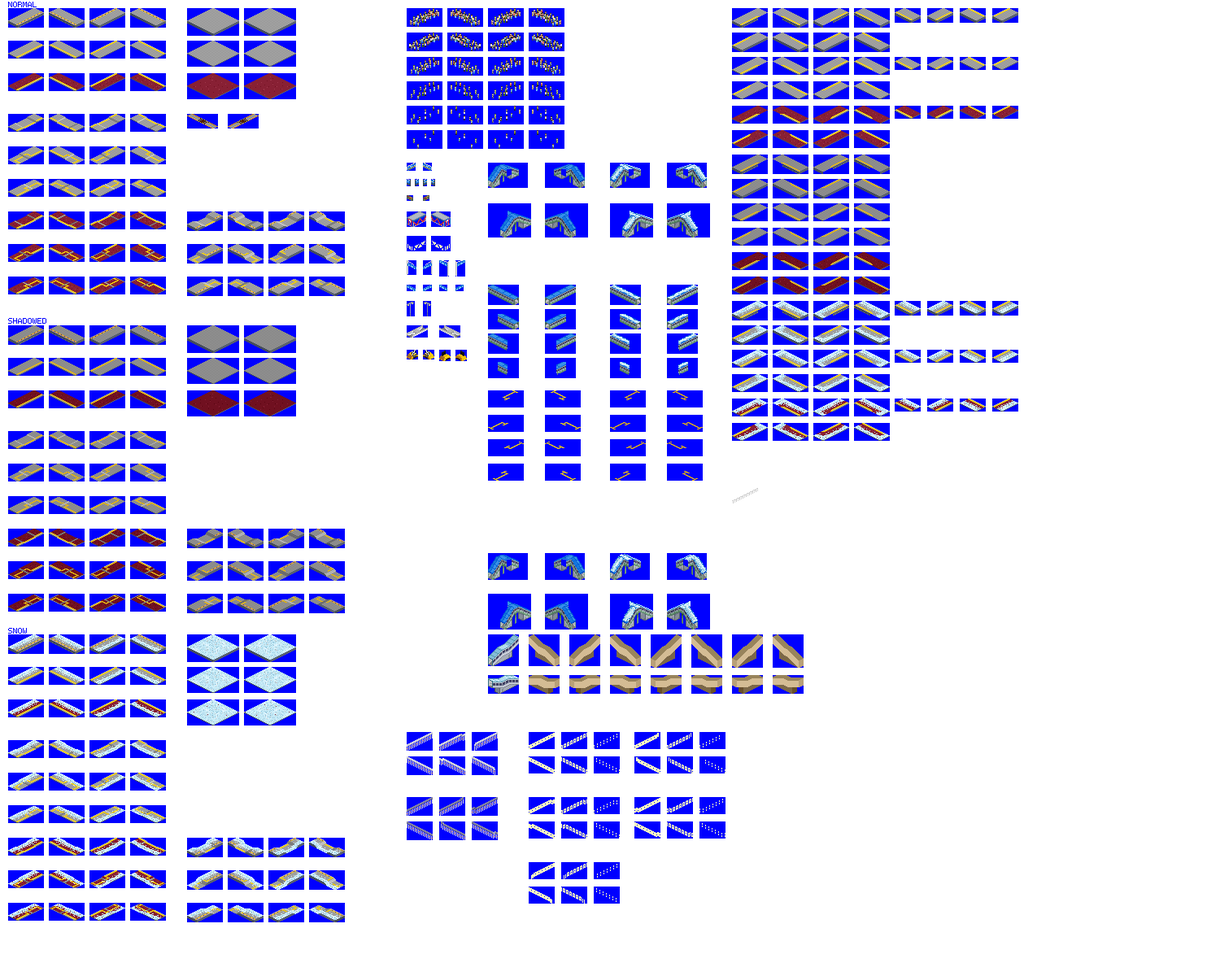
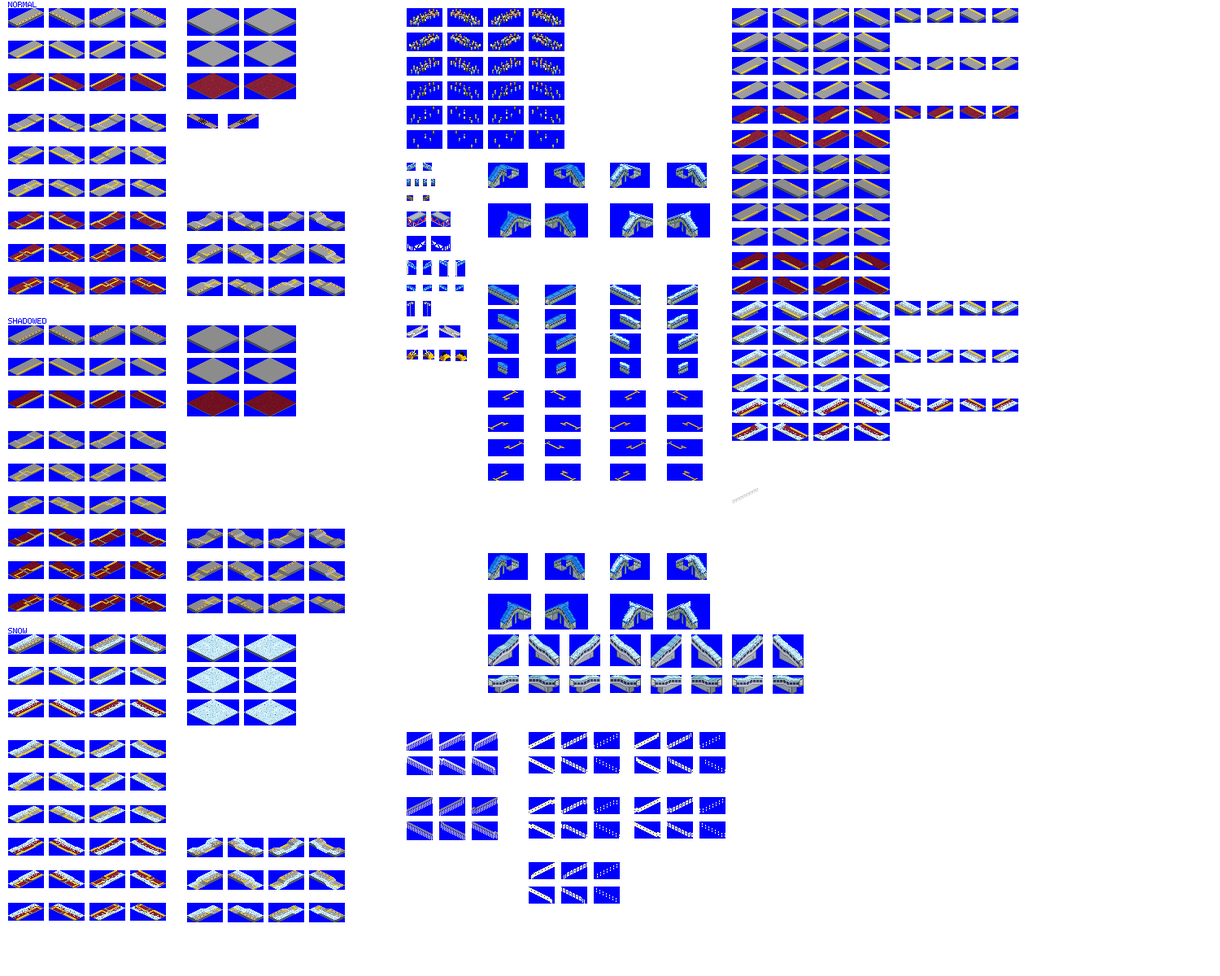
Before/after of a w=1220, h=976 layered artwork. What changed in the layer stack:
painted on "snow" over [571, 635, 803, 681]
painted on "platforms" over [488, 634, 804, 694]
painted on "bg" over [488, 693, 642, 694]
